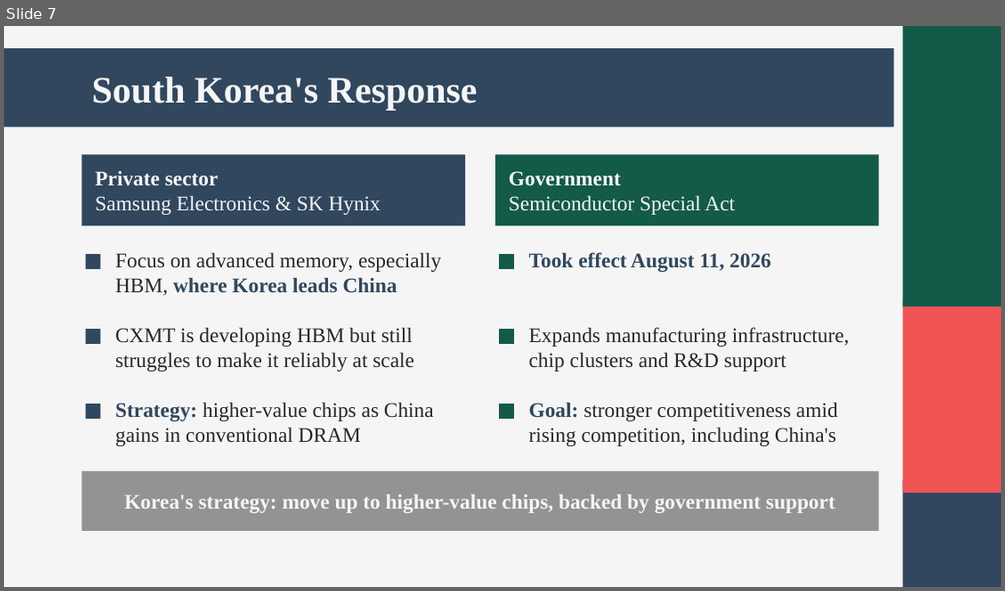
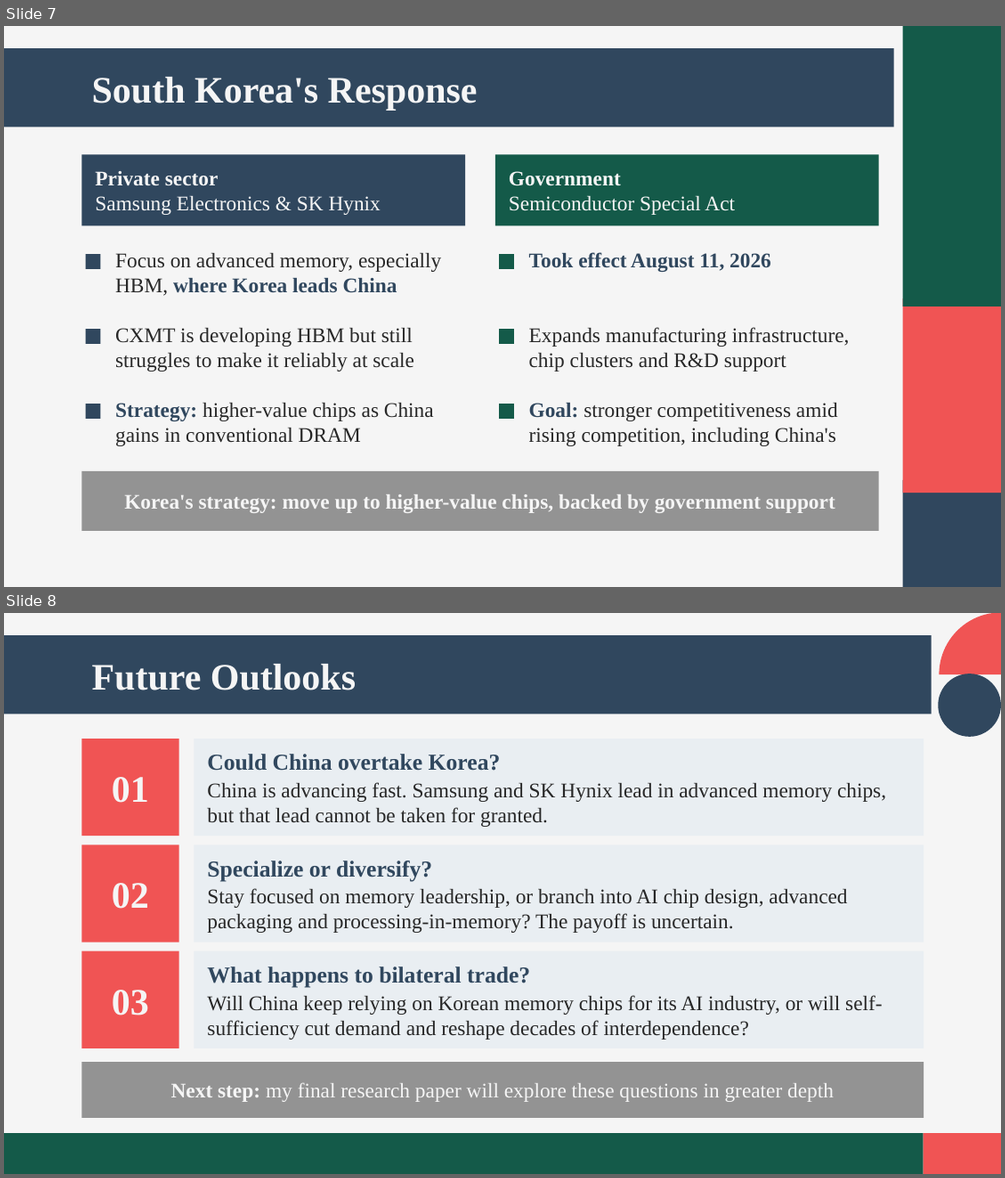
Before and after one commit to andyandrewc21-cyber/owner-repo, a slide deck: korea-china-trade.pptx. Shown one above the other, each under a label of ours: slide 7 before the commit, slides 7 and 8 after it. The pictures are 1005x591 and 1005x1178 pixels, drawn with LibreOffice and Linux fonts; fonts in the diff are those of the drawing. Boxes give left, top, right and bottom in pixels: in the first picture for what was removed or moved away, otherwise in the second. Text is boxed around its words. In the diff, an @@ line names an element or a change of style, - is before the commit and + after.

```diff
--- a/korea-china-trade.pptx
+++ b/korea-china-trade.pptx
@@ slide 8 added at [4,613,1001,1174], background #F5F5F5 @@
@@ rectangle added at [4,635,931,714], fill #30475E @@
@@ pie slice (boxed as its full ellipse) added at [938,613,1001,737], fill #F05454 @@
@@ title added at [92,664,356,690], 36 pt, text #F5F5F5, bold @@
+Future Outlooks
@@ ellipse added at [938,674,1001,737], fill #30475E @@
@@ rectangle added at [81,738,179,835], fill #F05454, 36 pt, text #F5F5F5, bold @@
+01
@@ rectangle added at [194,738,923,835], fill #E9EEF2, 20 pt, text #272727 @@
+Could China overtake Korea?
+China is advancing fast. Samsung and SK Hynix lead in advanced memory chips, but that lead cannot be taken for granted.
@@ rectangle added at [81,844,179,942], fill #F05454, 36 pt, text #F5F5F5, bold @@
+02
@@ rectangle added at [194,844,923,942], fill #E9EEF2, 20 pt, text #272727 @@
+Specialize or diversify?
+Stay focused on memory leadership, or branch into AI chip design, advanced packaging and processing-in-memory? The payoff is uncertain.
@@ rectangle added at [81,951,179,1048], fill #F05454, 36 pt, text #F5F5F5, bold @@
+03
@@ rectangle added at [194,951,923,1048], fill #E9EEF2, 20 pt, text #272727 @@
+What happens to bilateral trade?
+Will China keep relying on Korean memory chips for its AI industry, or will self-sufficiency cut demand and reshape decades of interdependence?
@@ rectangle added at [81,1062,923,1118], fill #939393, 20 pt, text #F5F5F5 @@
+Next step: my final research paper will explore these questions in greater depth
@@ rectangle added at [4,1133,923,1174], fill #145A49 @@
@@ rectangle added at [923,1133,1001,1174], fill #F05454 @@
```
